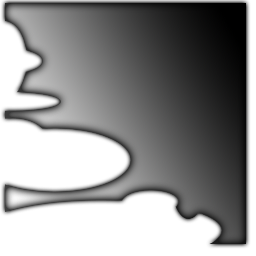
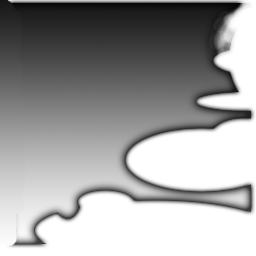
Revision of a layered 256 × 256 image; what changed, layer by layer:
added layer "Layer 2" above "Layer 1" over [0, 0, 25, 246]
painted on "Layer 1" over [5, 3, 251, 244]
